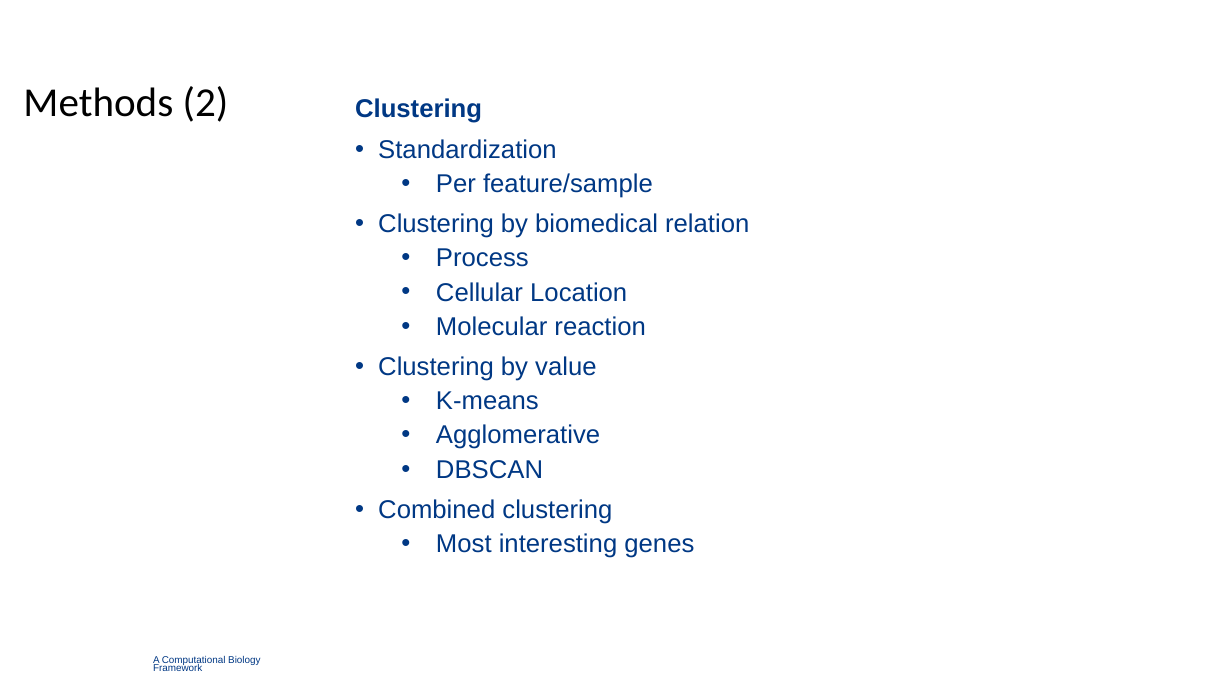
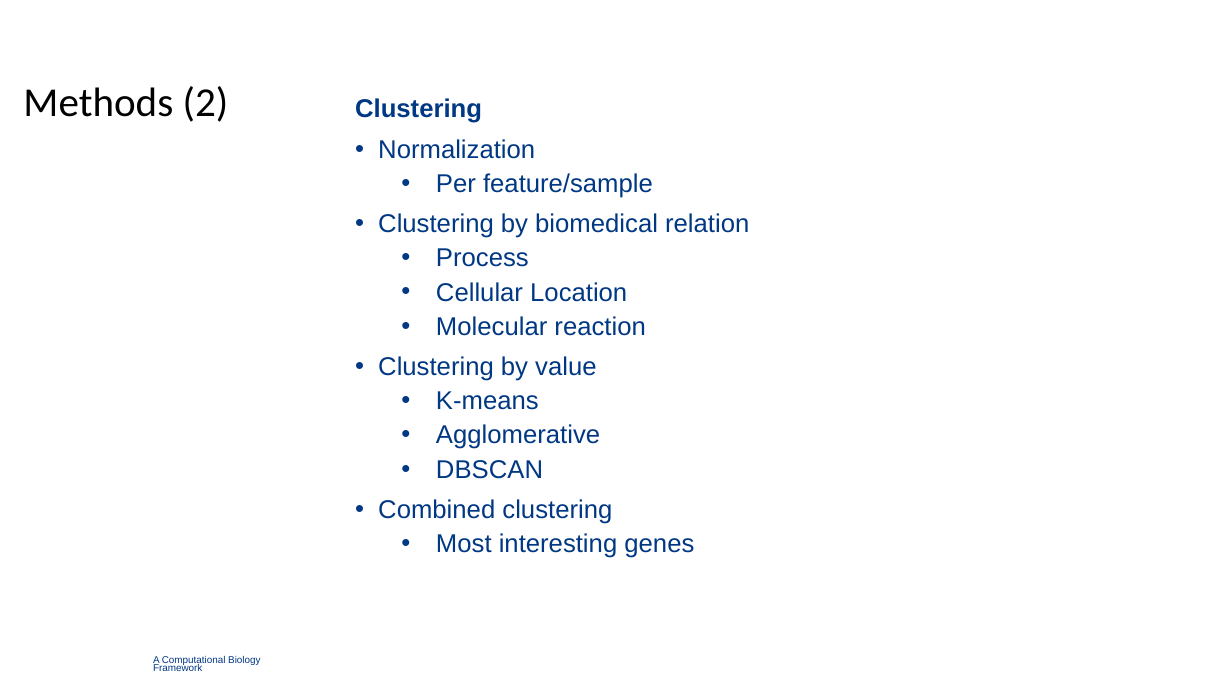
Before and after one commit to TimBeishuizen/GraduationFilesGithub, a slide deck: slide 7 of Meetings/2. Case Study Period/2018-03-08 CaseStudyFrameworkLayoutPresentation.pptx. Drawn at 1232x693 pixels with LibreOffice and Linux fonts; fonts in the diff are those of the drawing; background and template pictures are left out. Boxes give left, top, right and bottom in pixels: in the first picture for what was removed or moved away, otherwise in the second. Text is boxed around its words. In the diff, an @@ line names an element or a change of style, - is before the commit and + after.

```diff
--- a/Meetings/2. Case Study Period/2018-03-08 CaseStudyFrameworkLayoutPresentation.pptx
+++ b/Meetings/2. Case Study Period/2018-03-08 CaseStudyFrameworkLayoutPresentation.pptx
@@ text at box(378, 139, 535, 159): text changed @@
-• Standardization
+• Normalization
```
Also in this commit, not shown: 1 other slide changed, 6 other files.
